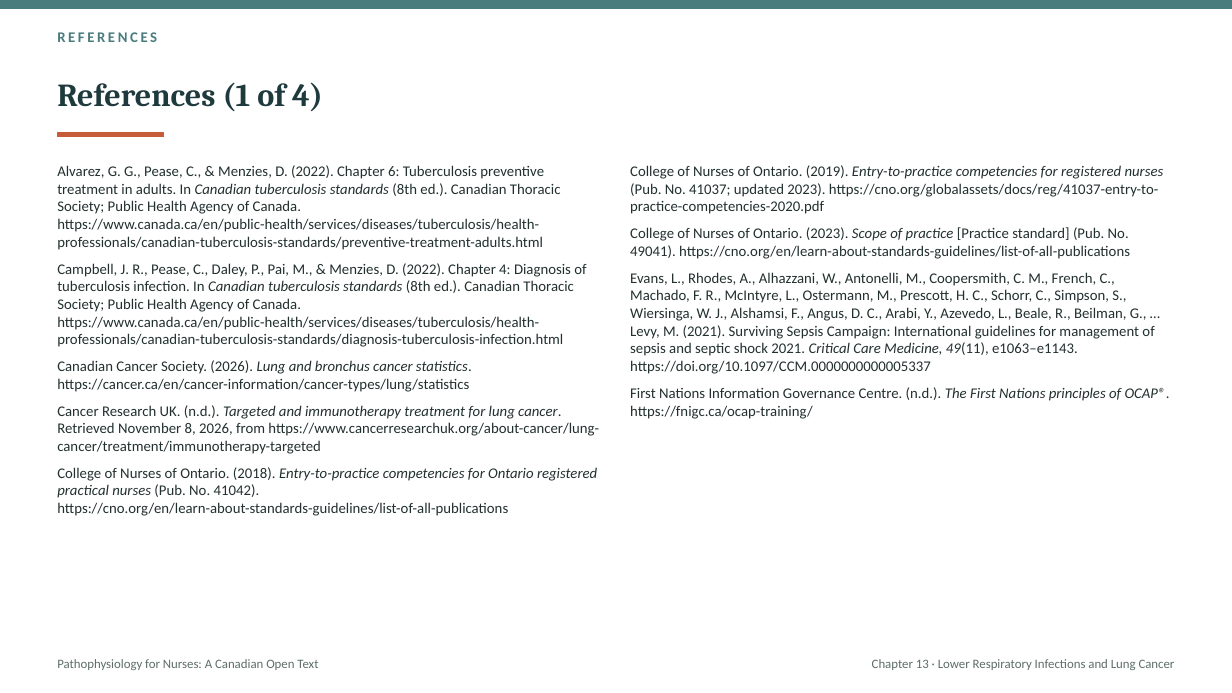
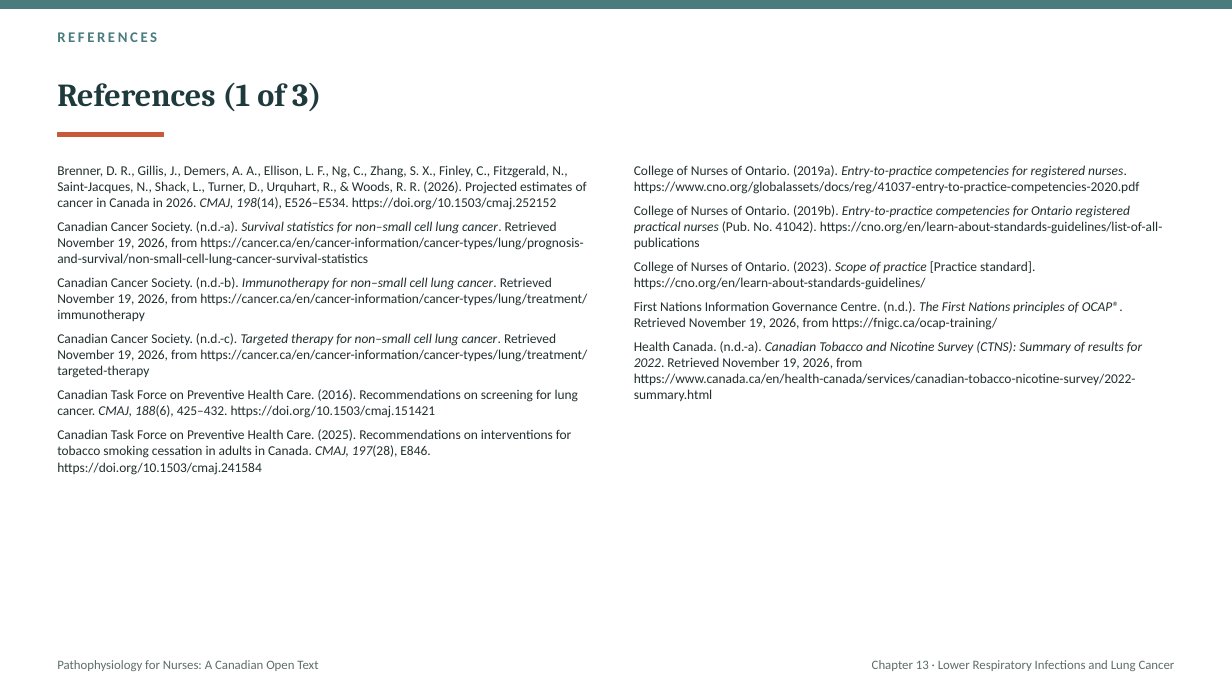
Before and after one commit to andrewleenl/opensourcenursing, a slide deck: slide 47 of Ch13_Lower_Respiratory_Infections_and_Lung_Cancer_Lecture_Presentation.pptx (slide 73 before the commit). Drawn at 1232x693 pixels with LibreOffice and Linux fonts; fonts in the diff are those of the drawing. Boxes give left, top, right and bottom in pixels: in the first picture for what was removed or moved away, otherwise in the second. Text is boxed around its words. In the diff, an @@ line names an element or a change of style, - is before the commit and + after.

```diff
--- a/Ch13_Lower_Respiratory_Infections_and_Lung_Cancer_Lecture_Presentation.pptx
+++ b/Ch13_Lower_Respiratory_Infections_and_Lung_Cancer_Lecture_Presentation.pptx
@@ title at (x1=57, y1=83, x2=321, y2=111): text changed @@
-References (1 of 4)
+References (1 of 3)
@@ text at (x1=57, y1=165, x2=587, y2=475): text changed; size 11.5 to 10.5 pt @@
-Alvarez, G. G., Pease, C., & Menzies, D. (2022). Chapter 6: Tuberculosis preventive treatment in adults. In Canadian tuberculosis standards (8th ed.). Canadian Thoracic Society; Public Health Agency of Canada. https://www.canada.ca/en/public-health/services/diseases/tuberculosis/health-professionals/canadian-tuberculosis-standards/preventive-treatment-adults.html
-Campbell, J. R., Pease, C., Daley, P., Pai, M., & Menzies, D. (2022). Chapter 4: Diagnosis of tuberculosis infection. In Canadian tuberculosis standards (8th ed.). Canadian Thoracic Society; Public Health Agency of Canada. https://www.canada.ca/en/public-health/services/diseases/tuberculosis/health-professionals/canadian-tuberculosis-standards/diagnosis-tuberculosis-infection.html
-Canadian Cancer Society. (2026). Lung and bronchus cancer statistics. https://cancer.ca/en/cancer-information/cancer-types/lung/statistics
-Cancer Research UK. (n.d.). Targeted and immunotherapy treatment for lung cancer. Retrieved November 8, 2026, from https://www.cancerresearchuk.org/about-cancer/lung-cancer/treatment/immunotherapy-targeted
-College of Nurses of Ontario. (2018). Entry-to-practice competencies for Ontario registered practical nurses (Pub. No. 41042). https://cno.org/en/learn-about-standards-guidelines/list-of-all-publications
+Brenner, D. R., Gillis, J., Demers, A. A., Ellison, L. F., Ng, C., Zhang, S. X., Finley, C., Fitzgerald, N., Saint-Jacques, N., Shack, L., Turner, D., Urquhart, R., & Woods, R. R. (2026). Projected estimates of cancer in Canada in 2026. CMAJ, 198(14), E526–E534. https://doi.org/10.1503/cmaj.252152
+Canadian Cancer Society. (n.d.-a). Survival statistics for non–small cell lung cancer. Retrieved November 19, 2026, from https://cancer.ca/en/cancer-information/cancer-types/lung/prognosis-and-survival/non-small-cell-lung-cancer-survival-statistics
+Canadian Cancer Society. (n.d.-b). Immunotherapy for non–small cell lung cancer. Retrieved November 19, 2026, from https://cancer.ca/en/cancer-information/cancer-types/lung/treatment/immunotherapy
+Canadian Cancer Society. (n.d.-c). Targeted therapy for non–small cell lung cancer. Retrieved November 19, 2026, from https://cancer.ca/en/cancer-information/cancer-types/lung/treatment/targeted-therapy
+Canadian Task Force on Preventive Health Care. (2016). Recommendations on screening for lung cancer. CMAJ, 188(6), 425–432. https://doi.org/10.1503/cmaj.151421
+Canadian Task Force on Preventive Health Care. (2025). Recommendations on interventions for tobacco smoking cessation in adults in Canada. CMAJ, 197(28), E846. https://doi.org/10.1503/cmaj.241584
@@ text at (x1=634, y1=165, x2=1163, y2=401): text changed; size 11.5 to 10.5 pt @@
-College of Nurses of Ontario. (2019). Entry-to-practice competencies for registered nurses (Pub. No. 41037; updated 2023). https://cno.org/globalassets/docs/reg/41037-entry-to-practice-competencies-2020.pdf
-College of Nurses of Ontario. (2023). Scope of practice [Practice standard] (Pub. No. 49041). https://cno.org/en/learn-about-standards-guidelines/list-of-all-publications
-Evans, L., Rhodes, A., Alhazzani, W., Antonelli, M., Coopersmith, C. M., French, C., Machado, F. R., McIntyre, L., Ostermann, M., Prescott, H. C., Schorr, C., Simpson, S., Wiersinga, W. J., Alshamsi, F., Angus, D. C., Arabi, Y., Azevedo, L., Beale, R., Beilman, G., … Levy, M. (2021). Surviving Sepsis Campaign: International guidelines for management of sepsis and septic shock 2021. Critical Care Medicine, 49(11), e1063–e1143. https://doi.org/10.1097/CCM.0000000000005337
-First Nations Information Governance Centre. (n.d.). The First Nations principles of OCAP®. https://fnigc.ca/ocap-training/
+College of Nurses of Ontario. (2019a). Entry-to-practice competencies for registered nurses. https://www.cno.org/globalassets/docs/reg/41037-entry-to-practice-competencies-2020.pdf
+College of Nurses of Ontario. (2019b). Entry-to-practice competencies for Ontario registered practical nurses (Pub. No. 41042). https://cno.org/en/learn-about-standards-guidelines/list-of-all-publications
+College of Nurses of Ontario. (2023). Scope of practice [Practice standard]. https://cno.org/en/learn-about-standards-guidelines/
+First Nations Information Governance Centre. (n.d.). The First Nations principles of OCAP®. Retrieved November 19, 2026, from https://fnigc.ca/ocap-training/
+Health Canada. (n.d.-a). Canadian Tobacco and Nicotine Survey (CTNS): Summary of results for 2022. Retrieved November 19, 2026, from https://www.canada.ca/en/health-canada/services/canadian-tobacco-nicotine-survey/2022-summary.html
```
Also in this commit, not shown: 4 other slides changed, 45 slides added, 72 slides removed, 7 other files.
